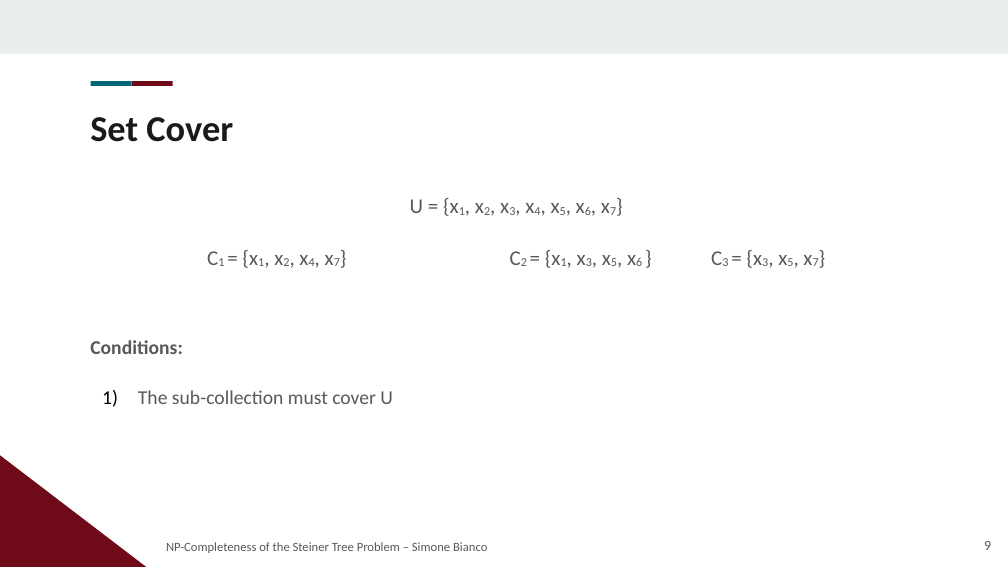
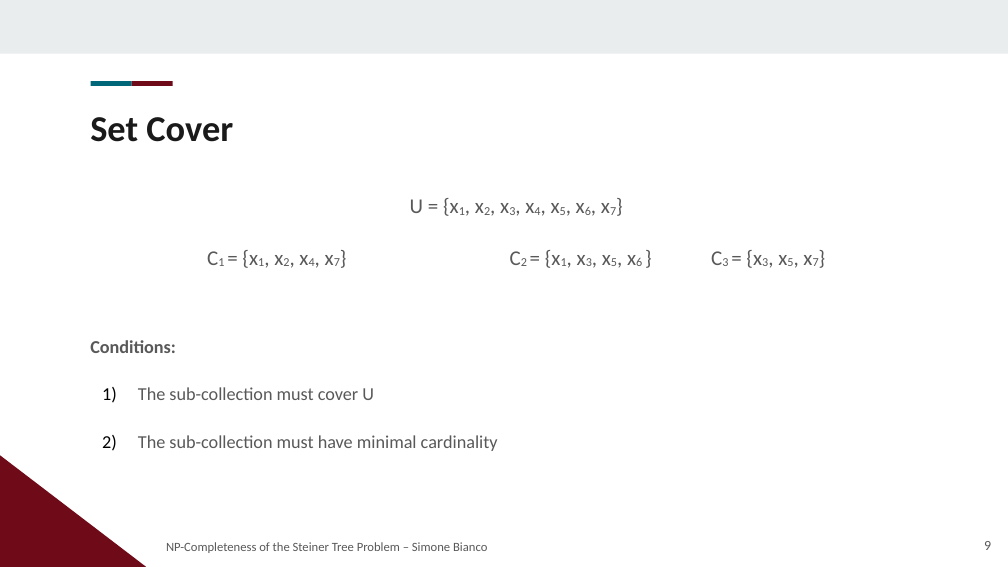
Before and after one commit to Exyss/university-notes, a slide deck: slide 9 of Presentations/Steiner Tree/slides.odp. Drawn at 1008x567 pixels with LibreOffice and Linux fonts; fonts in the diff are those of the drawing; background and template pictures are left out. Boxes give left, top, right and bottom in pixels: in the first picture for what was removed or moved away, otherwise in the second. Text is boxed around its words. In the diff, an @@ line names an element or a change of style, - is before the commit and + after.

```diff
--- a/Presentations/Steiner Tree/slides.odp
+++ b/Presentations/Steiner Tree/slides.odp
@@ text at [90, 340, 374, 400]: size 14 to 13 pt in "Conditions:", "The sub-collection must cover U" @@
@@ text at [138, 435, 498, 451]: paragraph added @@
+2) The sub-collection must have minimal cardinality
```
Also in this commit, not shown: 7 other slides changed, 2 slides added, 26 other files.
